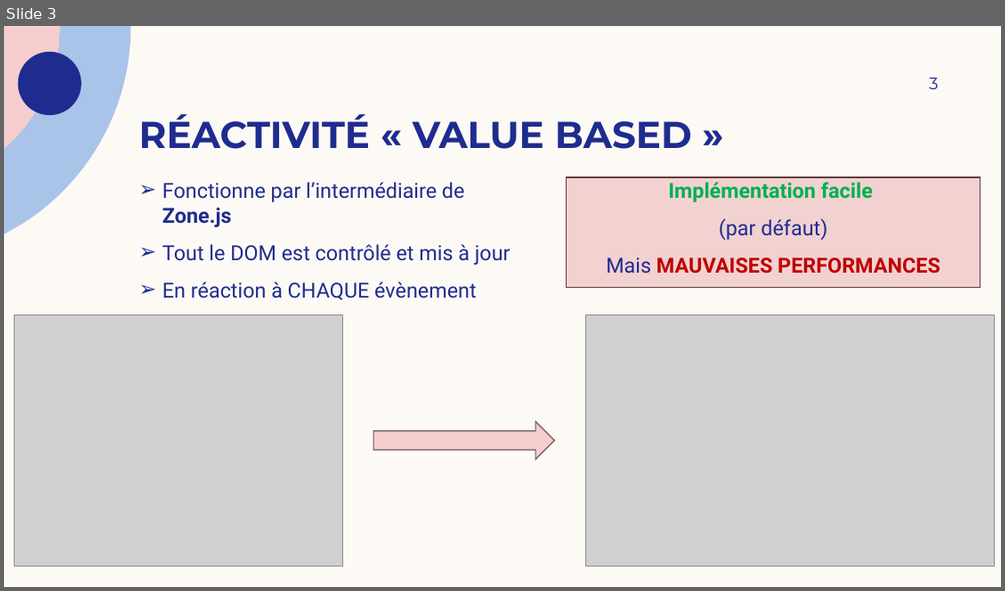
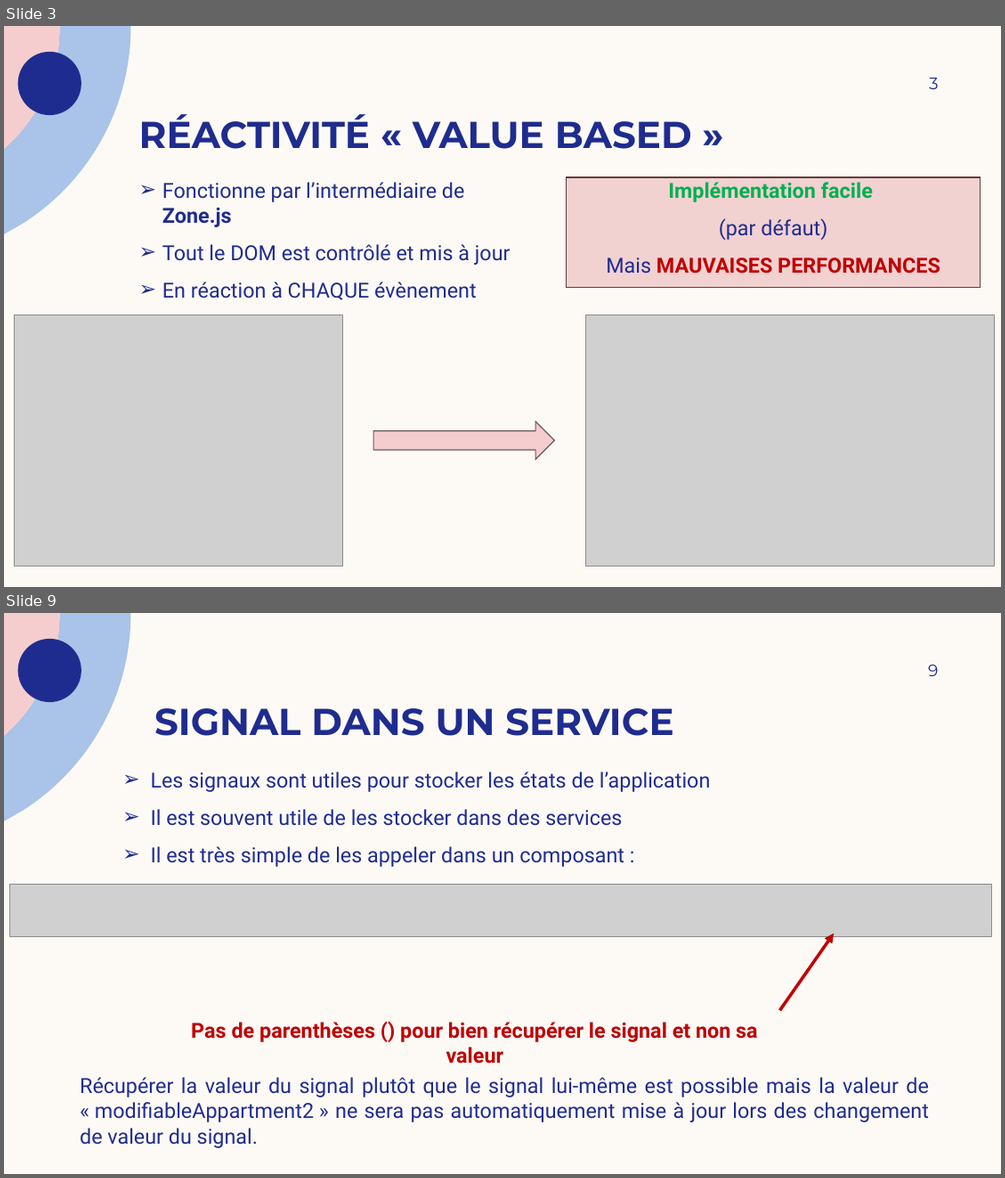
Before and after one commit to JeromeD1/angular-signaux, a slide deck: Angular signals - présentation.pptx. Shown one above the other, each under a label of ours: slide 3 before the commit, slides 3 and 9 after it; the slides between them are not shown. The pictures are 1005x591 and 1005x1178 pixels, drawn with LibreOffice and Linux fonts; fonts in the diff are those of the drawing; grey boxes stand for pictures. Boxes give left, top, right and bottom in pixels: in the first picture for what was removed or moved away, otherwise in the second. Text is boxed around its words. In the diff, an @@ line names an element or a change of style, - is before the commit and + after.

```diff
--- a/Angular signals - présentation.pptx
+++ b/Angular signals - présentation.pptx
@@ slide 9 added at (4, 613, 1001, 1174), background #FDFAF6; not listed: 3 template elements that a slide beside it also shows @@
@@ page number added at (928, 665, 938, 676), 16 pt, text #1F2C8F @@
+9
@@ title added at (154, 708, 673, 736), 36 pt, text #1F2C8F, bold @@
+SIGNAL DANS UN SERVICE
@@ text added at (151, 771, 711, 867), 20 pt, text #1F2C8F @@
+➢ Les signaux sont utiles pour stocker les états de l’application
+➢ Il est souvent utile de les stocker dans des services
+➢ Il est très simple de les appeler dans un composant :
@@ picture added at (10, 884, 992, 937) @@
@@ arrow added from (780, 1010) to (834, 933), #C00000 3 pt @@
@@ text added at (191, 1022, 758, 1063), 20 pt, text #C00000, bold @@
+Pas de parenthèses () pour bien récupérer le signal et non sa valeur
@@ text added at (80, 1077, 929, 1148), 20 pt, text #202C8F @@
+Récupérer la valeur du signal plutôt que le signal lui-même est possible mais la valeur de « modifiableAppartment2 » ne sera pas automatiquement mise à jour lors des changement de valeur du signal.
```
Also in this commit, not shown: 1 slide changed, 11 other slides added, 1 slide removed, 2 other files.
